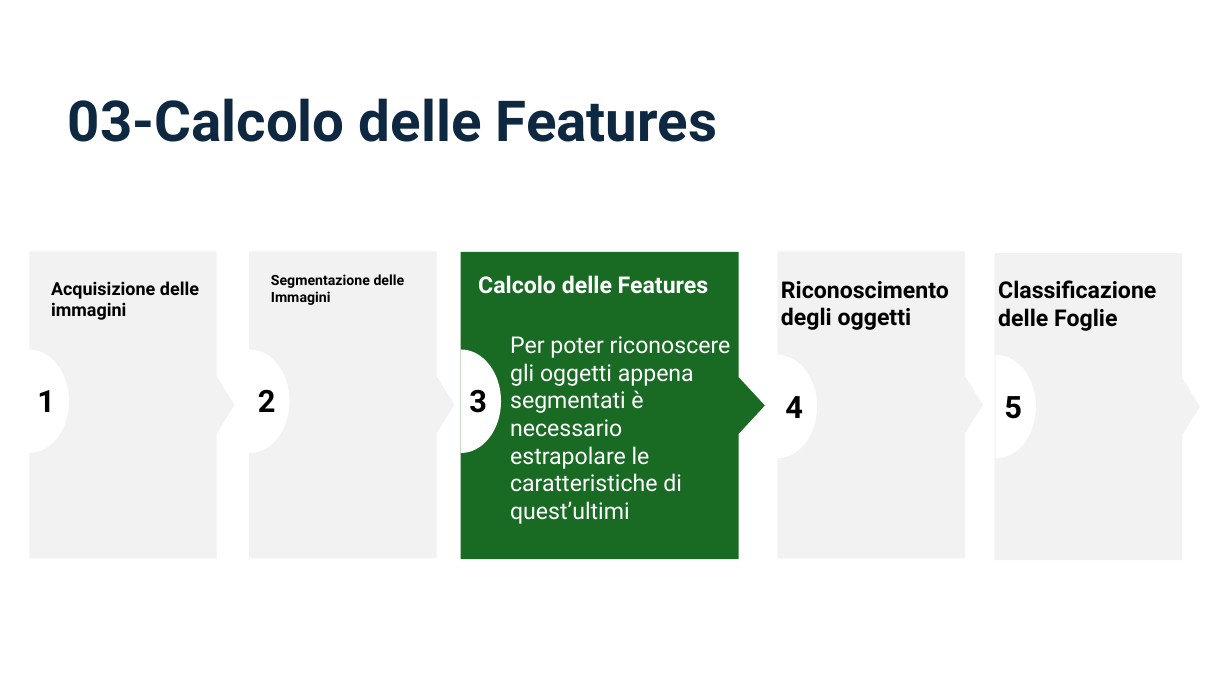
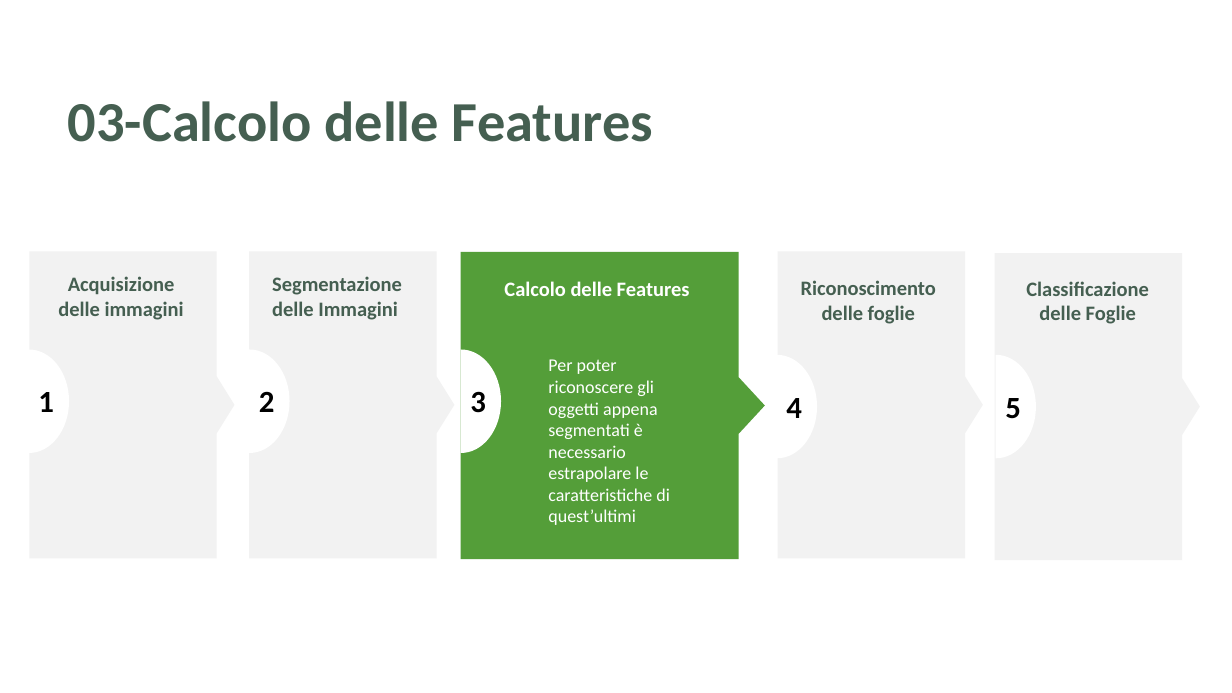
Before and after one commit to aleeteo/leaf_ID, a slide deck: slide 14 of presentazione/ProjectLeafWIP.pptx (slide 15 before the commit). Drawn at 1232x693 pixels with LibreOffice and Linux fonts; fonts in the diff are those of the drawing. Boxes give left, top, right and bottom in pixels: in the first picture for what was removed or moved away, otherwise in the second. Text is boxed around its words. In the diff, an @@ line names an element or a change of style, - is before the commit and + after.

```diff
--- a/presentazione/ProjectLeafWIP.pptx
+++ b/presentazione/ProjectLeafWIP.pptx
@@ title "03-Calcolo delle Features" at (68,101,653,142): font Roboto to Calibri, text colour #0E2841 to #455F51 @@
@@ text "Acquisizione delle immagini": place and size @@
-text "Acquisizione delle immagini" at (51,281,199,320)
+text "Acquisizione delle immagini" at (58,276,184,320)
@@ text "Acquisizione delle immagini" at (58,276,184,320): size 14 to 16 pt, font Roboto to Calibri, text colour #000000 to #455F51; alignment left to centre @@
@@ text "Segmentazione delle Immagini" at (272,276,402,320): size 11 to 16 pt, font Roboto to Calibri, text colour #000000 to #455F51 @@
@@ freeform shape at (461,252,765,559): fill #196B24 to #549E39 @@
@@ text "Calcolo delle Features" at (504,281,690,296): size 18 to 16 pt, font Roboto to Calibri; alignment left to centre @@
@@ text at (801,280,936,324): text changed; size 18 to 16 pt; font Roboto to Calibri; text colour #000000 to #455F51 @@
-Riconoscimento degli oggetti
+Riconoscimento delle foglie
@@ text "Classificazione delle Foglie": place and size @@
-text "Classificazione delle Foglie" at (998,280,1156,331)
+text "Classificazione delle Foglie" at (1026,281,1149,324)
@@ text "Classificazione delle Foglie" at (1026,281,1149,324): size 18 to 16 pt, font Roboto to Calibri, text colour #000000 to #455F51; alignment left to centre @@
@@ font Roboto to Calibri in 7 elements at (30,352,70,456), (20,352,61,456), (250,349,290,453), (461,349,502,453), (777,355,818,458), (995,355,1036,458), (29,349,69,453) @@
@@ text "Per poter riconoscere gli oggetti ...": place and size @@
-text "Per poter riconoscere gli oggetti ..." at (510,336,731,524)
+text "Per poter riconoscere gli oggetti ..." at (548,359,670,525)
@@ text "Per poter riconoscere gli oggetti ..." at (548,359,670,525): size 18 to 14 pt, font Roboto to Calibri @@
```
Also in this commit, not shown: 28 other slides changed, 10 slides added, 4 slides removed.
